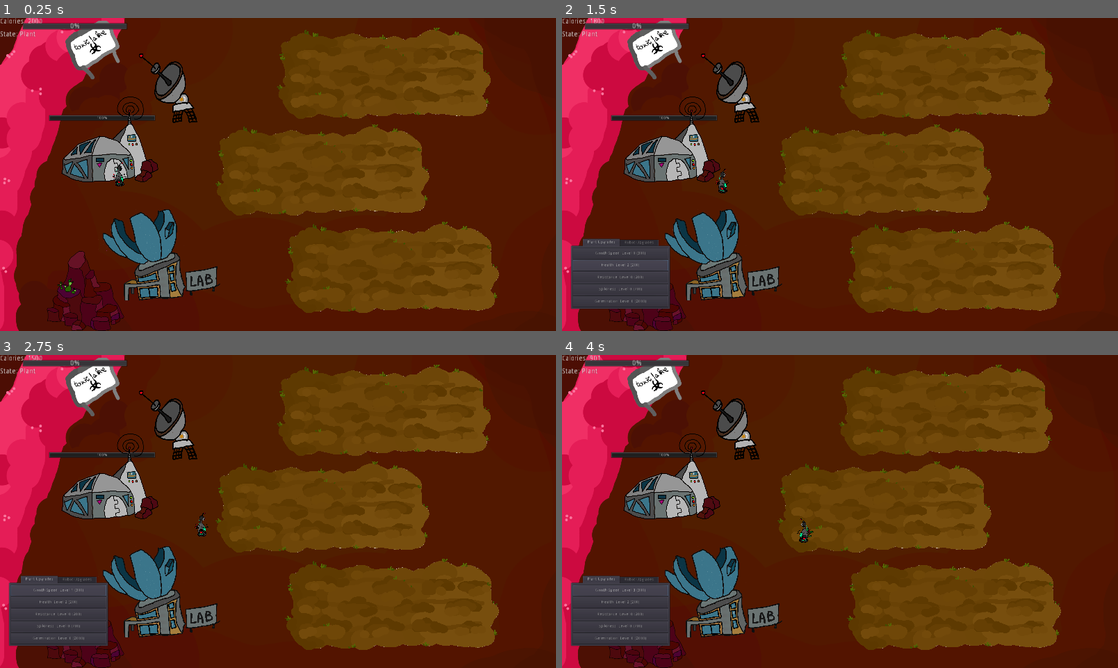
Above: before the commit, frames 1-4 (two rows, left to right).
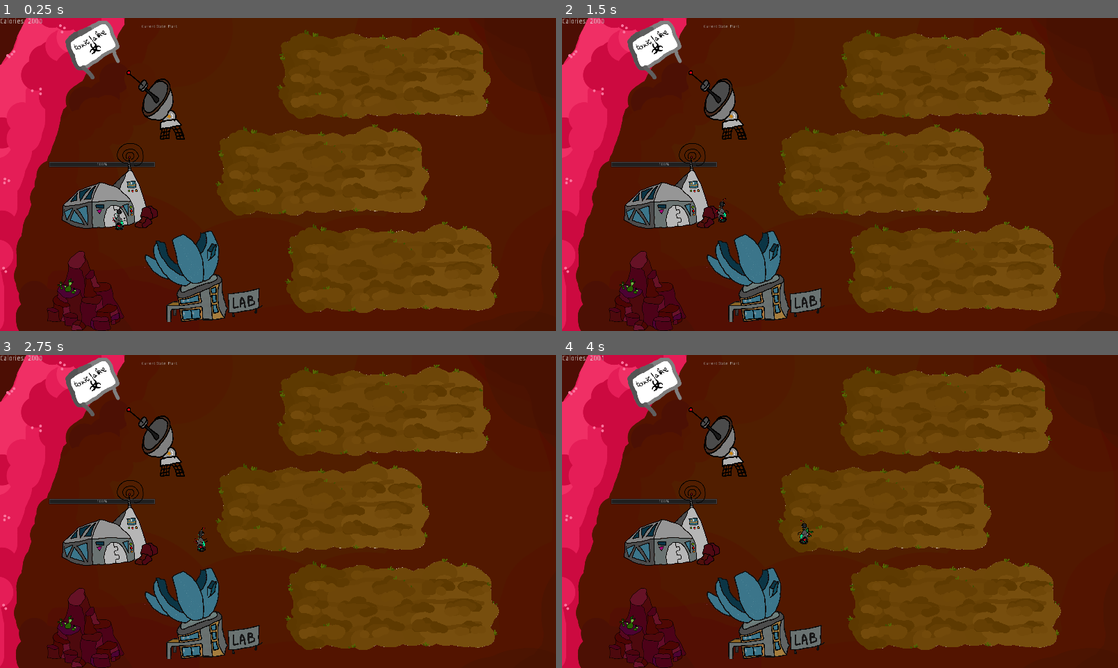
Above: after the commit, the same moments.

Repository: RobertKajnak/NoControlGMTK
Game: Godot game, scene res://src/scenes/Garden.tscn
The game is run twice, just before and just after one commit, with the same random seed, the same clock (stepped at 60 frames per second) and the same inputs.
Inputs (mouse positions are in pixels of both pictures, inside the frame that each line leads up to):
- Up to frame 1 (0.25 s): no input
- Up to frame 2 (1.5 s): tap Enter at 0.5 s; move the mouse to (717, 265) at 0.52 s; click (717, 265) at 0.67 s; click (623, 265) at 1.25 s, where only the run before the commit has a clickable "Health: Level 1 (200)"
- Up to frame 3 (2.75 s): click (61, 589) at 2 s, where only the run before the commit has a clickable "Gowth Speed: Level 0 (300)"
- Up to frame 4 (4 s): click (623, 589) at 2.75 s, where only the run before the commit has a clickable "Gowth Speed: Level 1 (300)"; click (623, 589) at 3.5 s, where only the run before the commit has a clickable "Gowth Speed: Level 2 (300)"

The runs differ from the first frame. In frame 1, 11% of the frame differs, in the area x 0-48%, y 1-98%; in frame 2, 15%; in frame 3, 15%, in the area x 0-48%, y 0-98%; in frame 4, 15%.

Commit message:
Added command queue

Diff:
--- a/src/scenes/CommandProg.gd
+++ b/src/scenes/CommandProg.gd
@@ -1,16 +1,4 @@
 extends Control
 
-
-# Declare member variables here. Examples:
-# var a = 2
-# var b = "text"
-
-
-# Called when the node enters the scene tree for the first time.
-func _ready():
-	pass # Replace with function body.
-
-
-# Called every frame. 'delta' is the elapsed time since the previous frame.
-#func _process(delta):
-#	pass
+func _process(delta):
+	$Current.text = "Current State: " + Global.action_state
--- a/src/scenes/CommandProg.tscn
+++ b/src/scenes/CommandProg.tscn
@@ -1,15 +1,20 @@
-[gd_scene format=2]
+[gd_scene load_steps=2 format=2]
+
+[ext_resource path="res://src/scenes/CommandProg.gd" type="Script" id=1]
 
 [node name="CommandProg" type="Control"]
 margin_right = 40.0
 margin_bottom = 40.0
+script = ExtResource( 1 )
 __meta__ = {
 "_edit_use_anchors_": false
 }
 
-[node name="ProgressBar" type="ProgressBar" parent="."]
-margin_right = 212.0
-margin_bottom = 14.0
+[node name="Current" type="Label" parent="."]
+margin_top = 7.0
+margin_right = 91.0
+margin_bottom = 21.0
+text = "Current State: "
 __meta__ = {
 "_edit_use_anchors_": false
 }
--- a/src/scenes/FightButton.gd
+++ b/src/scenes/FightButton.gd
@@ -1,4 +1,14 @@
 extends Button
 
+var server_time = 0
+var times = []
+
 func _on_FightButton_button_down():
-	Global.action_state = "Fight"
+	times.append(server_time)
+
+func _process(delta):
+	print(server_time)
+	server_time = server_time + delta
+	for time in times:
+		if server_time - time > 10:
+			Global.action_state = "Fight"
--- a/src/scenes/Garden.tscn
+++ b/src/scenes/Garden.tscn
@@ -12,12 +12,10 @@
 [ext_resource path="res://src/closebutton.gd" type="Script" id=11]
 [ext_resource path="res://src/scenes/Robot.tscn" type="PackedScene" id=12]
 [ext_resource path="res://src/scenes/NothingButton.gd" type="Script" id=13]
-[ext_resource path="res://src/scenes/DebugState.gd" type="Script" id=14]
 [ext_resource path="res://src/scenes/PlantButton.gd" type="Script" id=16]
 [ext_resource path="res://src/scenes/FightButton.gd" type="Script" id=17]
 [ext_resource path="res://src/scenes/Ticker.gd" type="Script" id=18]
 [ext_resource path="res://src/scenes/InsectTimer.gd" type="Script" id=19]
-[ext_resource path="res://src/scenes/Timer.gd" type="Script" id=20]
 [ext_resource path="res://src/Global.gd" type="Script" id=22]
 [ext_resource path="res://src/scenes/Typed Font.tres" type="DynamicFont" id=23]
 
@@ -62,38 +60,34 @@
 "_edit_use_anchors_": false
 }
 
-[node name="Label2" type="Label" parent="Control"]
-margin_left = -45.0
+[node name="CommandProg" parent="." instance=ExtResource( 8 )]
+margin_left = 489.0
 margin_top = 16.0
-margin_right = 35.0
-margin_bottom = 41.0
-script = ExtResource( 14 )
-__meta__ = {
-"_edit_use_anchors_": false
-}
-
-[node name="CommandProg" parent="Control" instance=ExtResource( 8 )]
+margin_right = 714.0
+margin_bottom = 58.0
 script = ExtResource( 10 )
 
 [node name="Base" parent="." instance=ExtResource( 2 )]
-position = Vector2( 389.375, 539.697 )
+position = Vector2( 389, 700 )
 
 [node name="Robot" parent="." instance=ExtResource( 12 )]
 position = Vector2( 709, 534 )
 
 [node name="Lab" parent="." instance=ExtResource( 6 )]
+position = Vector2( 146, 75 )
 
 [node name="Antenna" parent="." instance=ExtResource( 5 )]
+position = Vector2( 555, 305 )
 
 [node name="ActionMenu" type="Node2D" parent="."]
 position = Vector2( 238, 90 )
 script = ExtResource( 1 )
 
 [node name="TabContainer" type="TabContainer" parent="ActionMenu"]
-margin_left = -76.0
-margin_top = -34.0
-margin_right = 203.0
-margin_bottom = 253.0
+margin_left = 22.0
+margin_top = 84.0
+margin_right = 301.0
+margin_bottom = 371.0
 __meta__ = {
 "_edit_use_anchors_": false
 }
@@ -154,9 +148,6 @@
 text = "close"
 script = ExtResource( 11 )
 
-[node name="Timer" type="Timer" parent="ActionMenu"]
-script = ExtResource( 20 )
-
 [node name="Ticker" type="Timer" parent="."]
 autostart = true
 script = ExtResource( 18 )
--- a/src/scenes/NothingButton.gd
+++ b/src/scenes/NothingButton.gd
@@ -1,4 +1,14 @@
 extends Button
 
+var server_time = 0
+var times = []
+
 func _on_NothingButton_button_down():
-	Global.action_state = "Nothing"
+	times.append(server_time)
+
+func _process(delta):
+	print(server_time)
+	server_time = server_time + delta
+	for time in times:
+		if server_time - time > 10:
+			Global.action_state = "Nothing"
--- a/src/scenes/PlantButton.gd
+++ b/src/scenes/PlantButton.gd
@@ -1,4 +1,14 @@
 extends Button
 
+var server_time = 0
+var times = []
+
 func _on_PlantButton_button_down():
-	Global.action_state = "Plant"
+	times.append(server_time)
+
+func _process(delta):
+	print(server_time)
+	server_time = server_time + delta
+	for time in times:
+		if server_time - time > 10:
+			Global.action_state = "Plant"
Not shown: 1 places in src/scenes/Garden.tscn that only renumber resources
